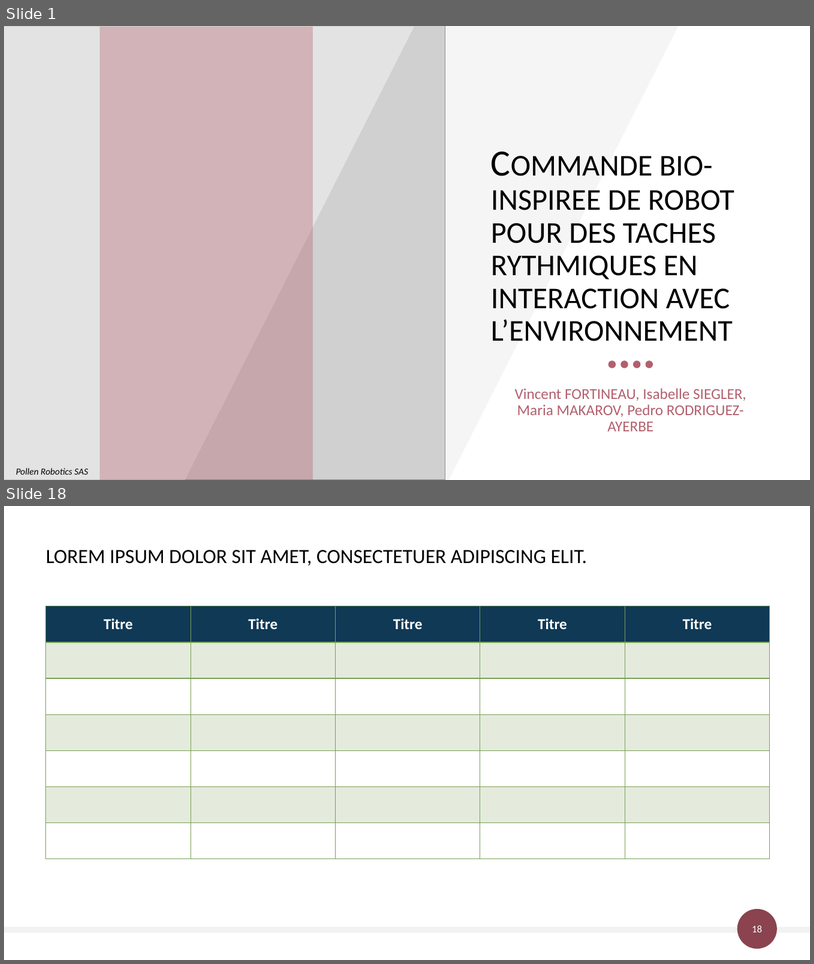
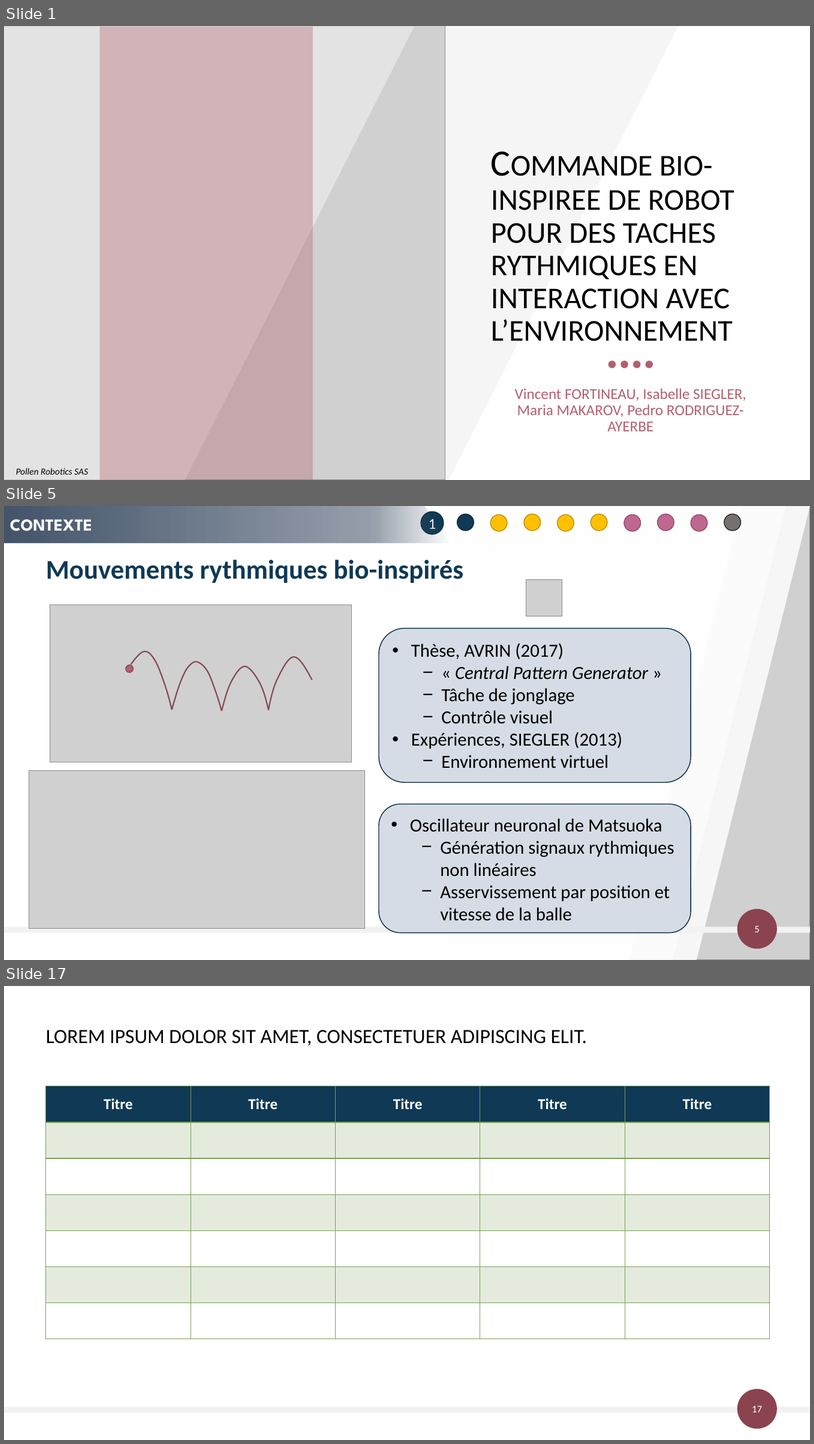
Before and after one commit to FortinoDiVinci/Thesis_report, a slide deck: Communication/FeDeV 2019/fedev_2019.pptx. Shown one above the other, each under a label of ours: slides 1 and 18 before the commit, slides 1, 5 and 17 after it; the slides between them are not shown. The pictures are 814x964 and 814x1444 pixels, drawn with LibreOffice and Linux fonts; fonts in the diff are those of the drawing; grey boxes stand for pictures. Boxes give left, top, right and bottom in pixels: in the first picture for what was removed or moved away, otherwise in the second. Text is boxed around its words. In the diff, an @@ line names an element or a change of style, - is before the commit and + after.

```diff
--- a/Communication/FeDeV 2019/fedev_2019.pptx
+++ b/Communication/FeDeV 2019/fedev_2019.pptx
@@ slide 5 added at <box>4,506,810,960</box>, background #FFFFFF @@
@@ freeform shape added at <box>4,506,450,543</box>, fill gradient #44546A, 20 pt, text #FFFFFF, bold @@
+CONTEXTE
@@ parallelogram added at <box>176,506,743,960</box>, fill #FFFFFF at 84% opacity @@
@@ parallelogram added at <box>220,506,787,960</box>, fill #FFFFFF at 61% opacity @@
@@ parallelogram added at <box>243,506,810,960</box>, fill #FFFFFF at 82% opacity @@
@@ picture added at <box>448,506,810,959</box> @@
@@ group added at <box>422,511,741,534</box>: 10 ellipses @@
+1
@@ title added at <box>46,559,464,583</box>, 32 pt, text #0F3955, bold @@
+Mouvements rythmiques bio-inspirés
@@ picture added at <box>526,580,563,616</box> @@
@@ picture added at <box>50,604,352,762</box> @@
@@ rounded rectangle added at <box>379,628,691,783</box>, fill #D6DCE5, outline #0B2A3F 1 pt, 22 pt, text #000000 @@
+• Thèse, AVRIN (2017)
+  − « Central Pattern Generator »
+  − Tâche de jonglage
+  − Contrôle visuel
+• Expériences, SIEGLER (2013)
+  − Environnement virtuel
@@ ellipse added at <box>126,664,133,672</box>, fill #B2606E, outline #844751 1 pt @@
@@ freeform shape added at <box>131,651,172,710</box>, outline #844751 1.5 pt @@
@@ freeform shape added at <box>172,661,222,711</box>, outline #844751 1.5 pt @@
@@ freeform shape added at <box>222,666,269,711</box>, outline #844751 1.5 pt @@
@@ freeform shape added at <box>269,657,312,709</box>, outline #844751 1.5 pt @@
@@ picture added at <box>29,771,365,928</box> @@
@@ rounded rectangle added at <box>379,804,691,933</box>, fill #D6DCE5, outline #0B2A3F 1 pt, 22 pt, text #000000 @@
+• Oscillateur neuronal de Matsuoka
+  − Génération signaux rythmiques non linéaires
+  − Asservissement par position et vitesse de la balle
@@ ellipse added at <box>738,909,778,949</box>, fill #8A434F @@
@@ rectangle added at <box>4,927,810,933</box>, fill #F2F2F2 @@
@@ page number added at <box>755,925,759,932</box>, 12 pt, text #FFFFFF @@
+5
@@ what was slide 18 is now slide 17 @@
@@ page number at <box>752,1405,762,1412</box>: text changed @@
-18
+17
```
Also in this commit, not shown: 7 slides changed, 8 other slides added, 10 slides removed, 1 other file.
